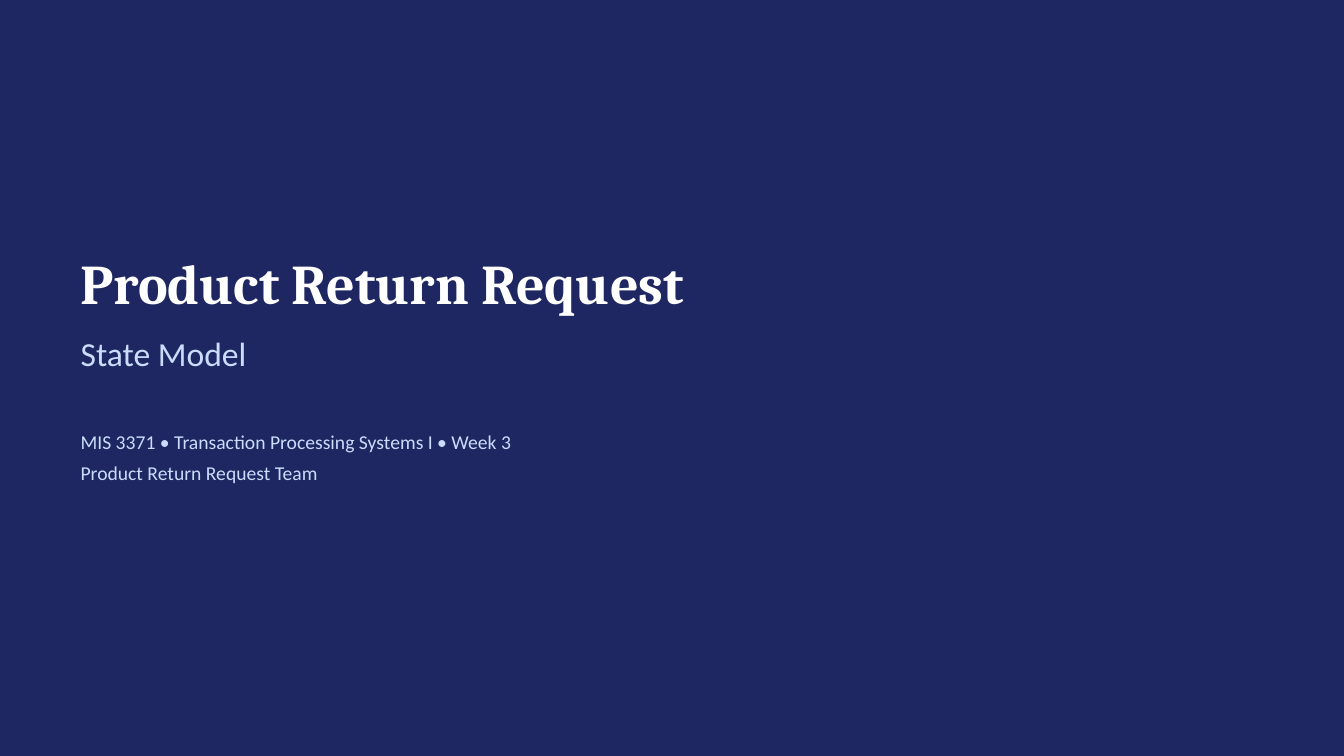
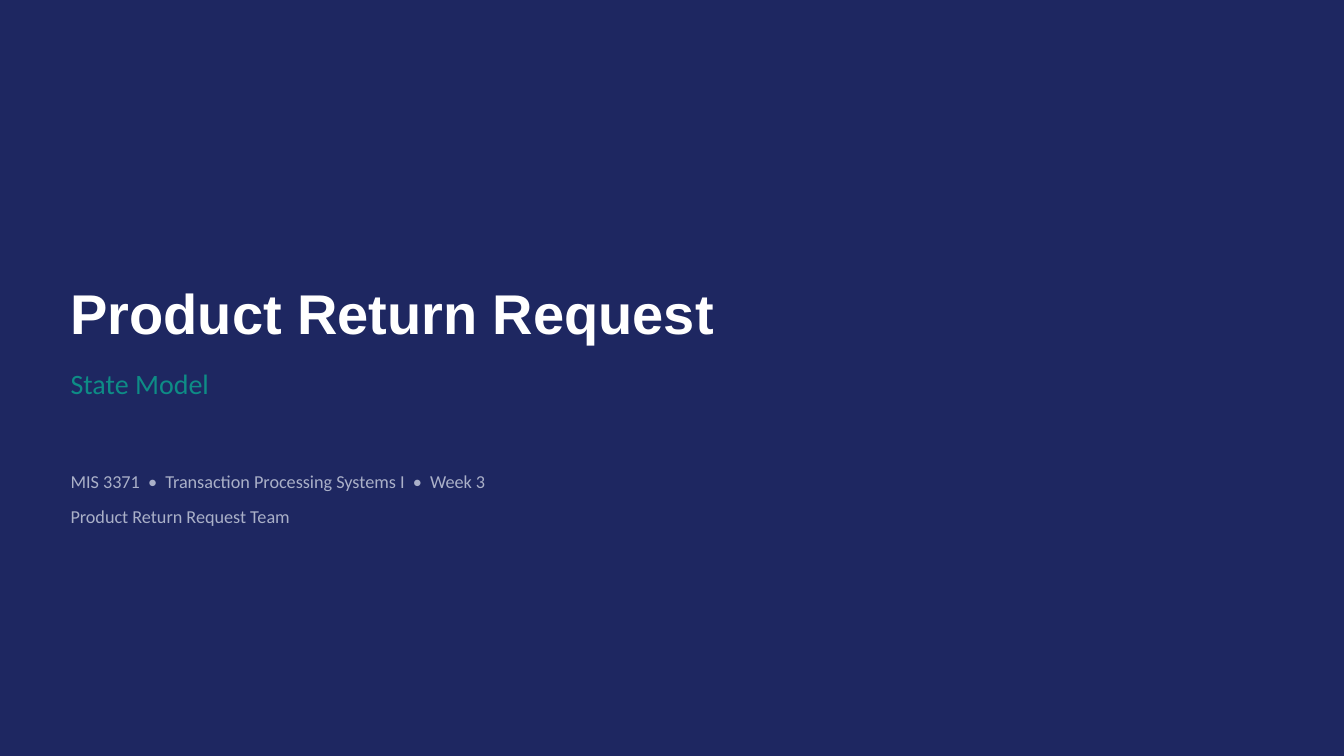
Before and after one commit to mBudnikUH/MIS3371-Section26252-Group7, a slide deck: slide 1 of docs/week3/state-model-v1.pptx. Drawn at 1344x756 pixels with LibreOffice and Linux fonts; fonts in the diff are those of the drawing. Boxes give left, top, right and bottom in pixels: in the first picture for what was removed or moved away, otherwise in the second. Text is boxed around its words. In the diff, an @@ line names an element or a change of style, - is before the commit and + after.

Commit message:
Redesign Week 3 PowerPoint decks and fix PowerPoint repair-on-open bug

```diff
--- a/docs/week3/state-model-v1.pptx
+++ b/docs/week3/state-model-v1.pptx
@@ text "Product Return Request": place and size @@
-text "Product Return Request" at bbox=[81, 265, 684, 316]
+text "Product Return Request" at bbox=[71, 293, 714, 344]
@@ text "Product Return Request" at bbox=[71, 293, 714, 344]: font Cambria to Arial @@
@@ text "State Model": place and size @@
-text "State Model" at bbox=[81, 342, 246, 367]
+text "State Model" at bbox=[71, 374, 209, 394]
@@ text "State Model" at bbox=[71, 374, 209, 394]: size 24 to 20 pt, text colour #CADCFC to #0E8C86 @@
@@ text "MIS 3371 • Transaction Processing ...": place and size @@
-text "MIS 3371 • Transaction Processing ..." at bbox=[81, 435, 511, 483]
+text "MIS 3371 • Transaction Processing ..." at bbox=[71, 475, 485, 491]
@@ text "MIS 3371 • Transaction Processing ..." at bbox=[71, 475, 485, 491]: size 14 to 13 pt, text colour #CADCFC to #AAB0C8; line spacing 1.3 to 1 @@
@@ text at bbox=[81, 466, 318, 483]: paragraph removed @@
-Product Return Request Team
@@ text added at bbox=[71, 510, 290, 526], 13 pt, text #AAB0C8 @@
+Product Return Request Team
```
Also in this commit, not shown: 3 other slides changed, 2 other files.
